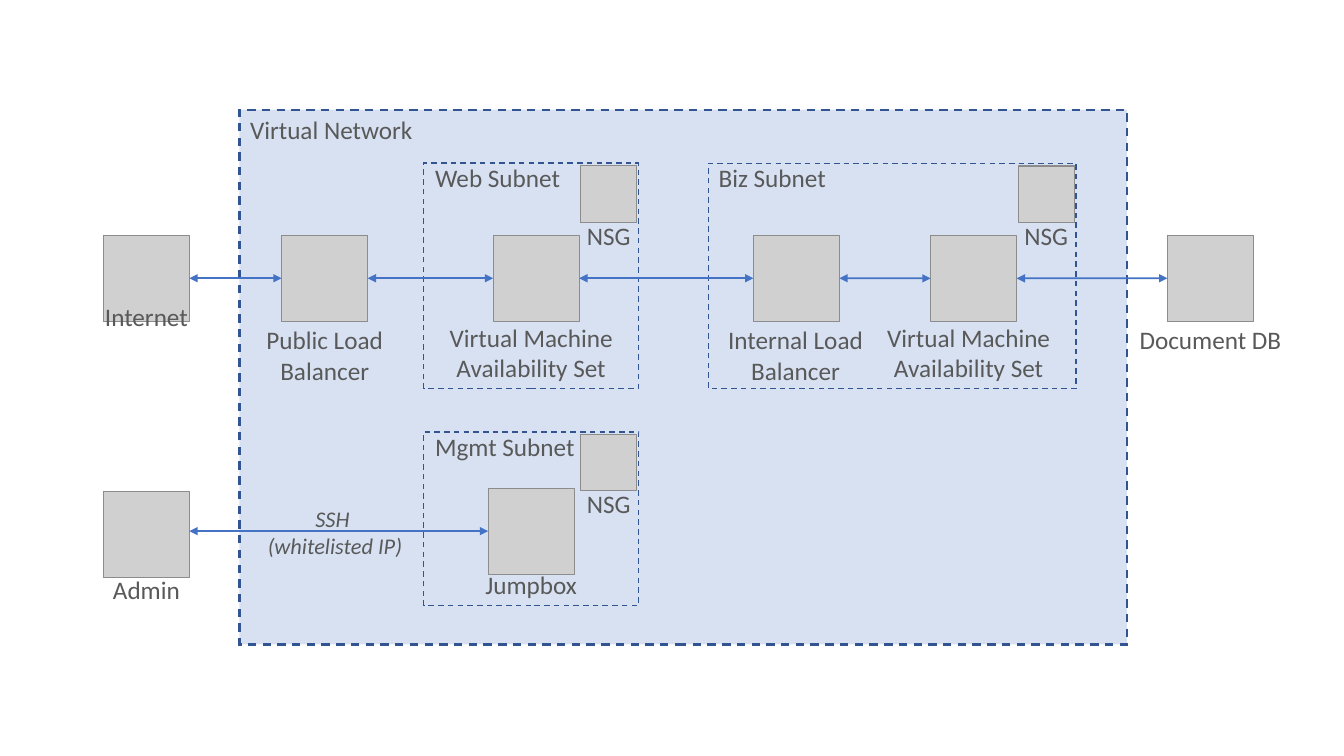
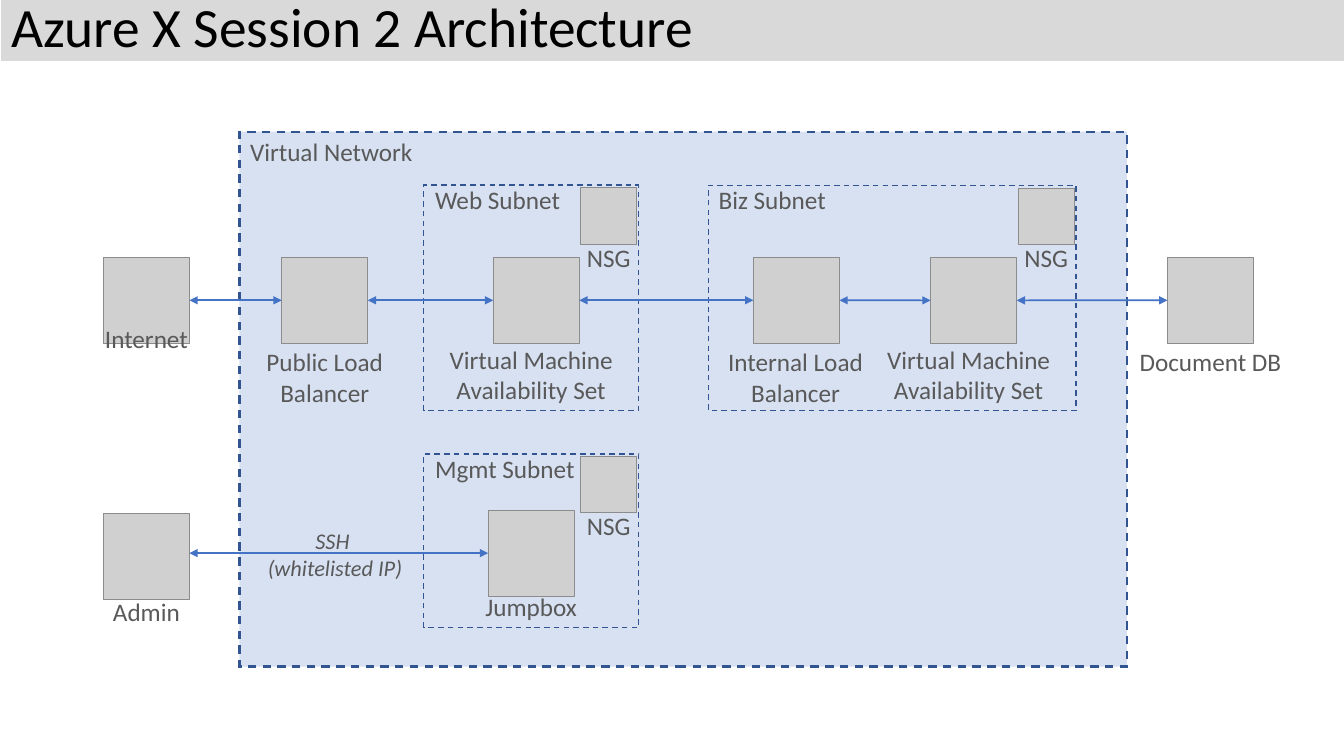
Before and after one commit to rickrain/AzureX, a slide deck: slide 1 of AzureX.pptx. Drawn at 1344x756 pixels with LibreOffice and Linux fonts; fonts in the diff are those of the drawing; grey boxes stand for pictures. Boxes give left, top, right and bottom in pixels: in the first picture for what was removed or moved away, otherwise in the second. Text is boxed around its words. In the diff, an @@ line names an element or a change of style, - is before the commit and + after.

Commit message:
Add architecture diagram for session 3.  Updated default resource group name for session 2.

```diff
--- a/AzureX.pptx
+++ b/AzureX.pptx
@@ title added at bbox=[1, 0, 1344, 60], fill #D9D9D9, 39.6 pt, text #000000 @@
+Azure X Session 2 Architecture
@@ 14 texts, 10 pictures, 5 double arrows, 2 rectangles: place and size @@
-14 texts, 10 pictures, 5 double arrows, 2 rectangles at bbox=[104, 110, 1281, 645]
+14 texts, 10 pictures, 5 double arrows, 2 rectangles at bbox=[104, 132, 1281, 667]
@@ 2 texts, 2 rectangles, 1 picture, 1 double arrow: place and size @@
-2 texts, 2 rectangles, 1 picture, 1 double arrow at bbox=[105, 163, 1077, 531]
+2 texts, 2 rectangles, 1 picture, 1 double arrow at bbox=[105, 186, 1077, 554]
```
Also in this commit, not shown: 1 slide added, 1 other file.
